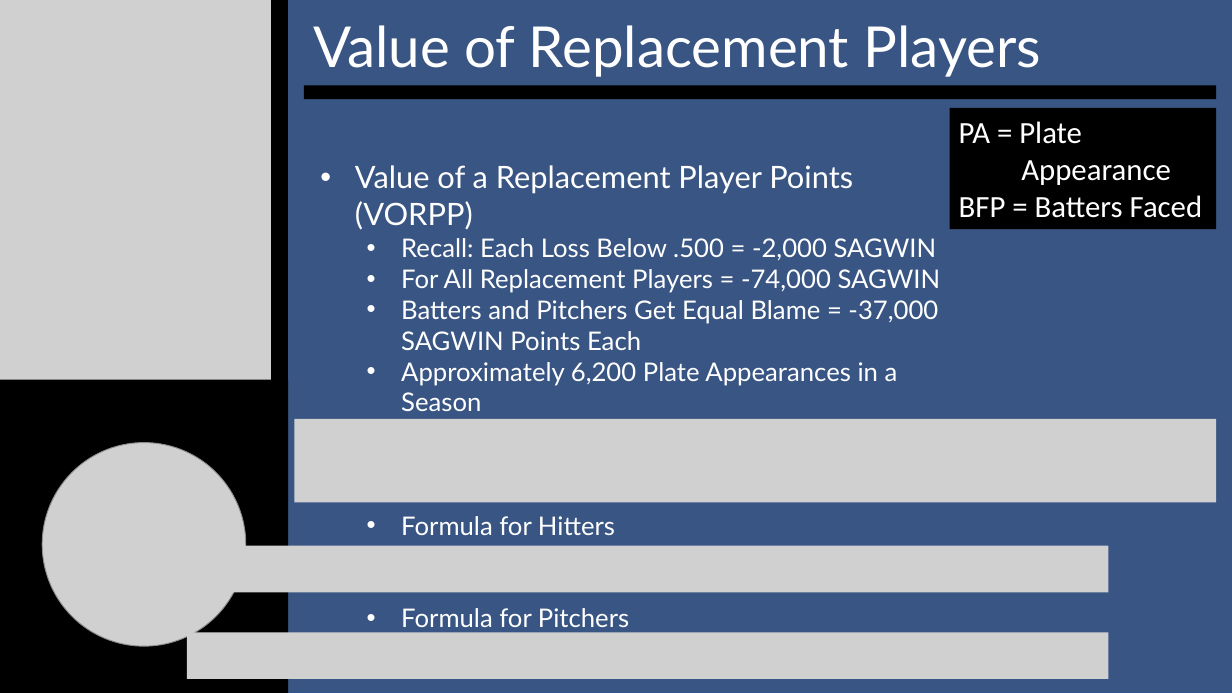
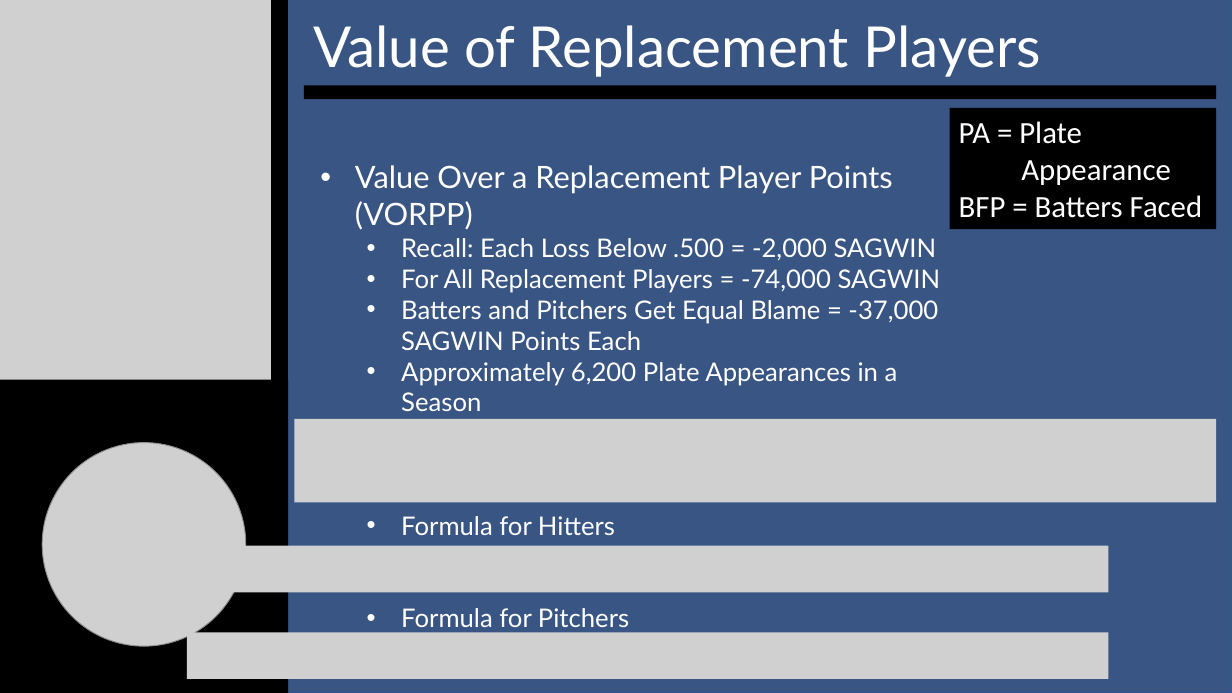
Before and after one commit to SuperMarioGiacomazzo/STOR538_WEBSITE, a slide deck: slide 11 of Slides/Baseball 6/Baseball_6_Lecture.pptx. Drawn at 1232x693 pixels with LibreOffice and Linux fonts; fonts in the diff are those of the drawing; grey boxes stand for pictures. Boxes give left, top, right and bottom in pixels: in the first picture for what was removed or moved away, otherwise in the second. Text is boxed around its words. In the diff, an @@ line names an element or a change of style, - is before the commit and + after.

```diff
--- a/Slides/Baseball 6/Baseball_6_Lecture.pptx
+++ b/Slides/Baseball 6/Baseball_6_Lecture.pptx
@@ text at box(355, 165, 893, 230): text changed @@
-• Value of a Replacement Player Points (VORPP)
+• Value Over a Replacement Player Points (VORPP)
```
Also in this commit, not shown: 4 other files.
